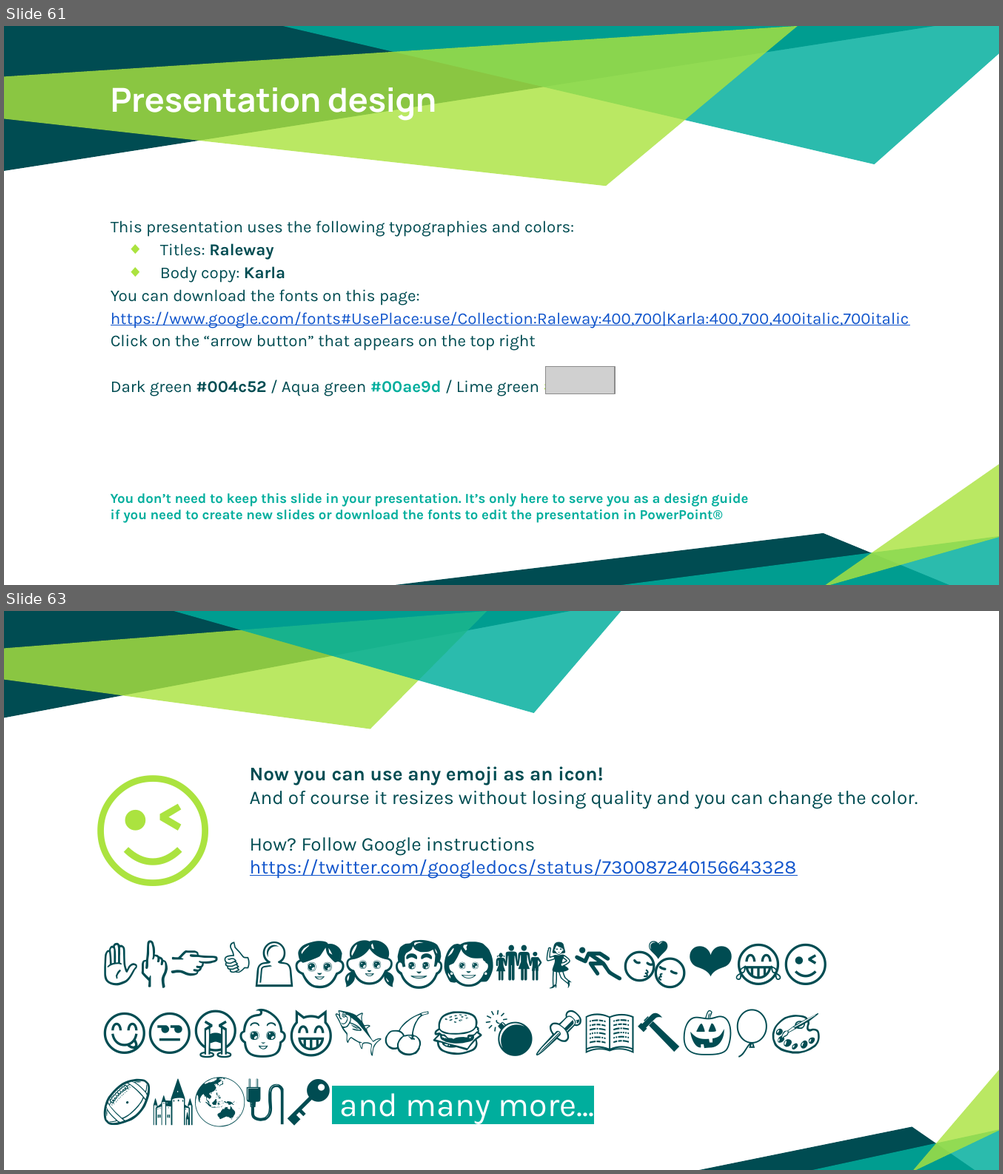
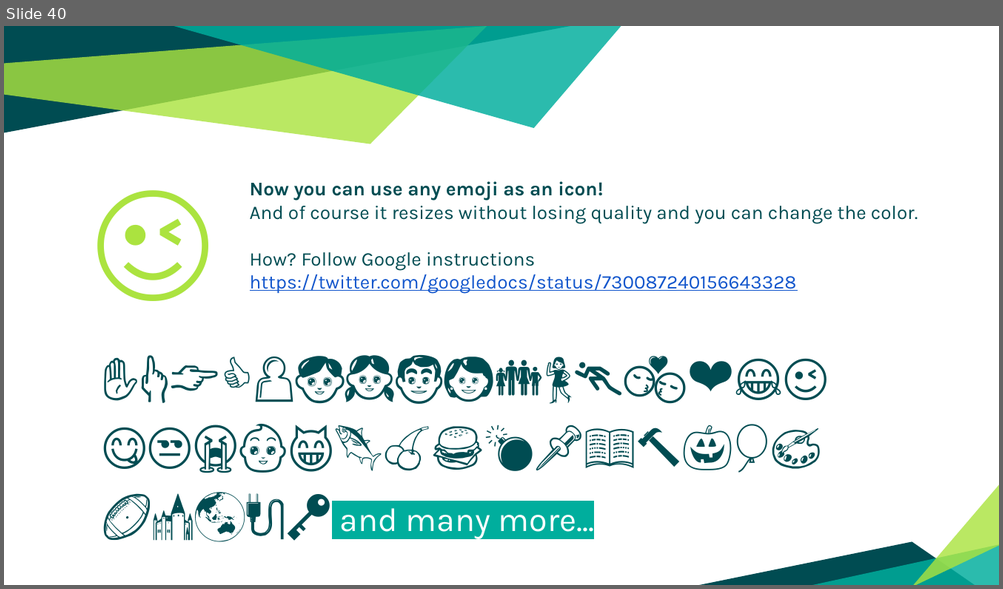
Before and after one commit to patrocinio/chaos-monkey-playing-ping-pong, a slide deck: Presentation/Kubernetes_resilience_bootcamp.pptx. Shown one above the other, each under a label of ours: slides 61 and 63 before the commit, slide 40 after it; the slides between them are not shown. The pictures are 1003x1174 and 1003x589 pixels, drawn with LibreOffice and Linux fonts; fonts in the diff are those of the drawing; grey boxes stand for pictures. Boxes give left, top, right and bottom in pixels: in the first picture for what was removed or moved away, otherwise in the second. Text is boxed around its words. In the diff, an @@ line names an element or a change of style, - is before the commit and + after.

```diff
--- a/Presentation/Kubernetes_resilience_bootcamp.pptx
+++ b/Presentation/Kubernetes_resilience_bootcamp.pptx
@@ slide 61 removed at <box>4,26,999,585</box>, background #FFFFFF @@
@@ title removed at <box>111,87,436,121</box> @@
-Presentation design
@@ text removed at <box>111,221,909,397</box> @@
-This presentation uses the following typographies and colors:
-◆ Titles: Raleway
-◆ Body copy: Karla
-You can download the fonts on this page:
-https://www.google.com/fonts#UsePlace:use/Collection:Raleway:400,700|Karla:400,700,400italic,700italic
-Click on the “arrow button” that appears on the top right
-Dark green #004c52 / Aqua green #00ae9d / Lime green #abe33f
@@ picture removed at <box>545,367,614,394</box> @@
@@ group removed at <box>4,26,999,585</box>: 6 freeform shapes @@
@@ text removed at <box>111,493,748,523</box> @@
-You don’t need to keep this slide in your presentation. It’s only here to serve you as a design guide if you need to create new slides or download the fonts to edit the presentation in PowerPoint®
@@ what was slide 63 is now slide 40 @@
```
Also in this commit, not shown: 2 slides changed, 2 slides added, 24 other slides removed, 2 other files.
